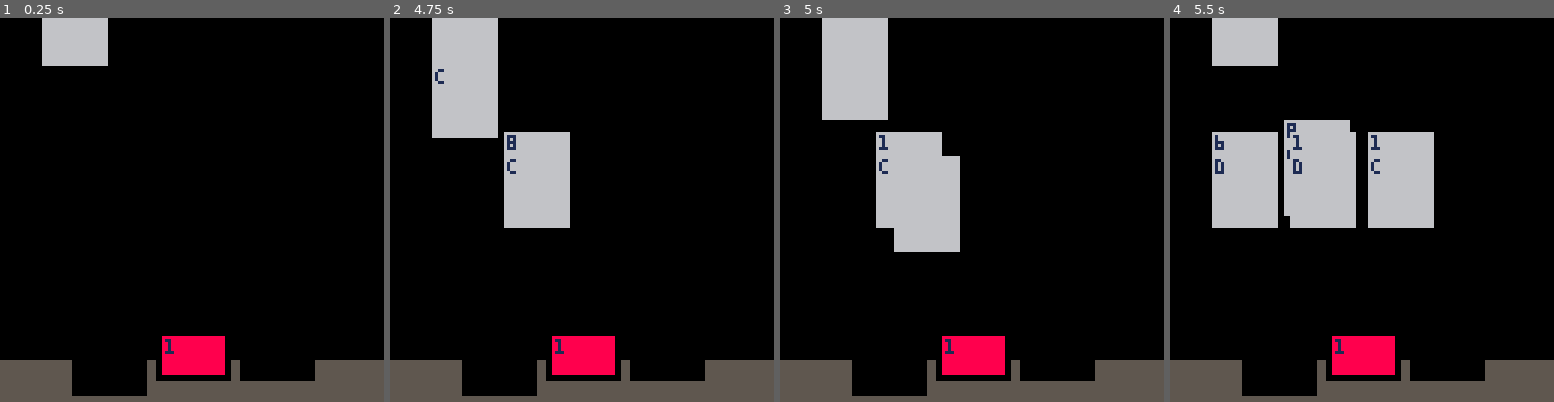
Above: before the commit, frames 1-4 (left to right).
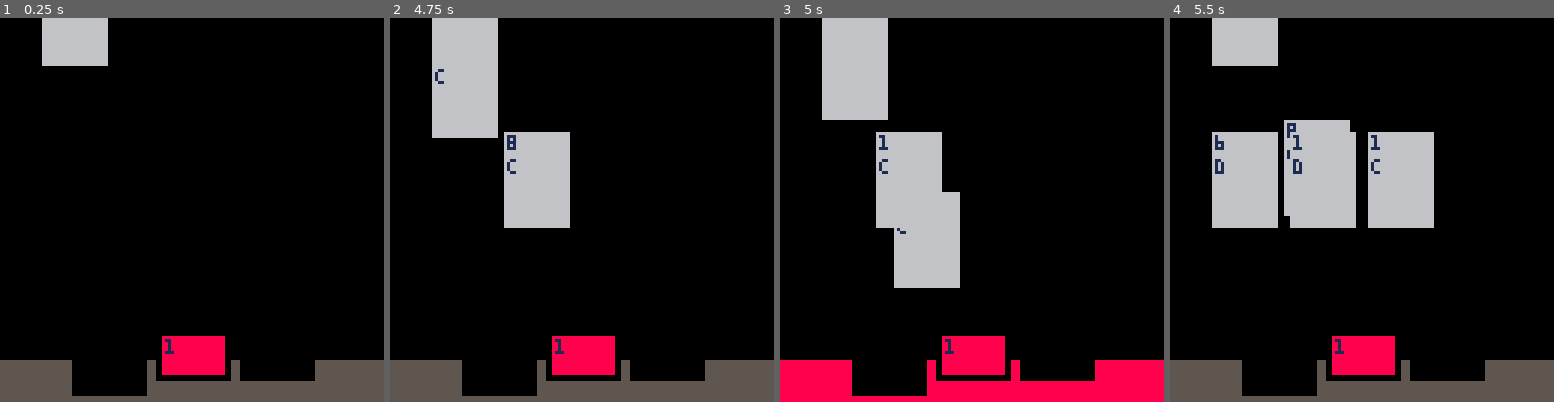
Above: after the commit, the same moments.

Repository: shen-sat/scoundrel-2026
Game: PICO-8 cartridge game.p8
Same seed, same stepped clock (60 frames per second), same inputs: the game is played once before the commit and once after it.
Inputs:
- Up to frame 1 (0.25 s): no input
- Up to frame 2 (4.75 s): hold Right 2.33-3.33 s; hold Right 3.38-4.22 s; hold Up 4.27-4.67 s; hold Right from 4.72 s (still down)
- Up to frame 3 (5 s): keep holding Right
- Up to frame 4 (5.5 s): keep holding Right

Frames 1-2 are identical in both runs. In frame 3, 9.0% of the frame differs, in the area x 0-100%, y 35-100%; in frame 4, nothing differs.

Commit message:
Add activate method to card

Diff:
--- a/game.p8
+++ b/game.p8
@@ -64,7 +64,7 @@
     local row_cards = row:cards()
     if #row_cards > 0 then
       local last_card = row_cards[#row_cards]
-      last_card:set_move_state('consume')
+      last_card:activate()
     end
   end
 
--- a/init_card.lua
+++ b/init_card.lua
@@ -7,6 +7,14 @@
 
   card.update = function(card)
     card.update_move_state(card)
+  end
+
+  card.activate = function(card)
+    if card.suit == 'hearts' or card.suit == 'diamonds' then
+      card:set_move_state('consume')
+    else
+      card:set_move_state('attack')
+    end
   end
 
   card.draw = function(card)
--- a/init_trigger_manager.lua
+++ b/init_trigger_manager.lua
@@ -17,7 +17,7 @@
           card = c
         end
       end
-      if card then
+      if card and (card.suit == 'hearts' or card.suit == 'diamonds') then
         if not health_rune:is_anim_state('absorb') then
           health_rune:set_anim_state('absorb')
         end
